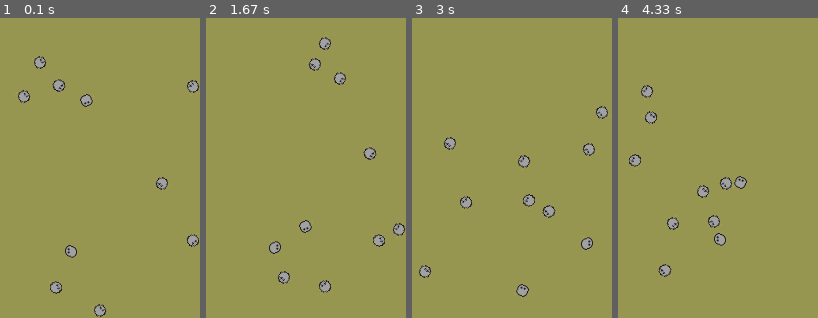
Above: before the commit, frames 1-4 (left to right).
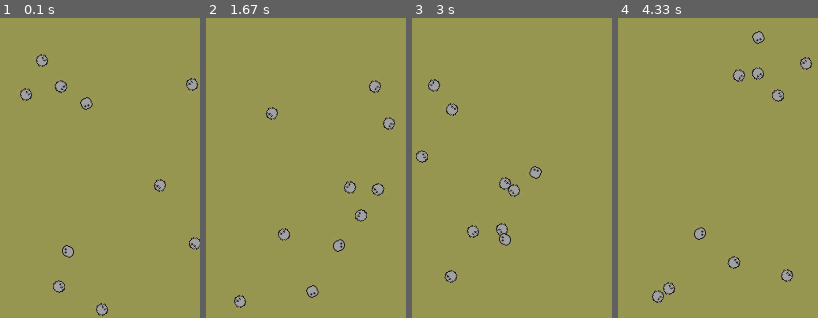
Above: after the commit, the same moments.

Repository: facha/pygame-creeps
Game: pygame game, started from creeps.py
The game is run twice, just before and just after one commit, with the same random seed, the same clock (stepped at 60 frames per second) and the same inputs.
Inputs:
- Up to frame 1 (0.1 s): no input
- Up to frame 2 (1.67 s): no input
- Up to frame 3 (3 s): no input
- Up to frame 4 (4.33 s): no input

The runs differ from the first frame. In frame 1, 2.0% of the frame differs, in the area x 9-100%, y 12-100%; in frame 2, 4.0%, in the area x 14-100%, y 6-97%; in frame 3, 4.0%; in frame 4, 4.0%.

Commit message:
distance matrix

Diff:
--- a/creeps.py
+++ b/creeps.py
@@ -1,7 +1,8 @@
 #!/usr/bin/env python
 import os, sys
 from random import randint, choice
-from math import sin, cos, radians
+from math import sin, cos, radians, pow, sqrt
+import numpy
 
 import pygame
 from pygame.sprite import Sprite
@@ -13,14 +14,30 @@
 
 class MapModel:
     def __init__(self, width, height):
+        self.visibility = 100
         self.width = width
         self.height = height
         self.objects = []
+        self.obj_distance_matrix = None
 
     def addObject(self, obj):
         self.objects.append(obj)
 
+    def getDistanceMatrix(self):
+        N = len(self.objects)
+        self.obj_distance_matrix = numpy.zeros(shape=(N,N))
+        for i in range(0,N):
+            for j in range(i,N):
+                if i == j:
+                    self.obj_distance_matrix[i,j] = 0
+                else:
+                    dx = self.objects[i].pos.x - self.objects[j].pos.x
+                    dy = self.objects[i].pos.y - self.objects[j].pos.y
+                    self.obj_distance_matrix[i,j] = sqrt(pow(dx, 2) + pow(dy, 2))
+                    self.obj_distance_matrix[j,i] = self.obj_distance_matrix[i,j]
+
     def update(self):
+        self.getDistanceMatrix()
         for obj in self.objects:
             obj.update()
             if obj.pos.x < obj.size:
@@ -70,7 +87,7 @@
     BG_COLOR = 150, 150, 80
     N_CREEPS = 10
     CREEP_RADIUS = 8 #creep radius
-    CREEP_SPEED = 2
+    CREEP_SPEED = 3
 
     environment = MapModel(SCREEN_WIDTH, SCREEN_HEIGHT)
     for i in range(N_CREEPS):
